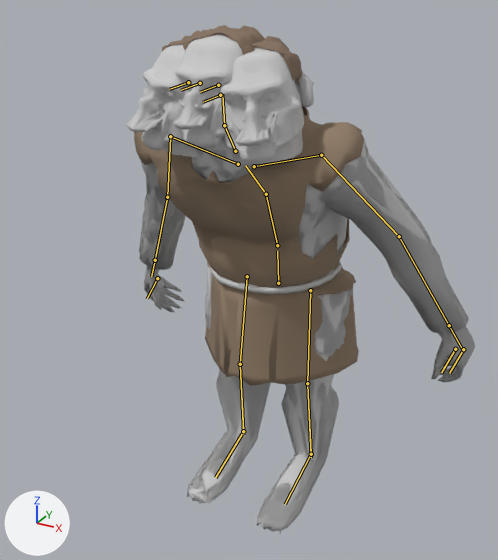
One commit to the glTF model assets/troll.glb: the scene before it, then after it.
One viewpoint serves both versions: a camera (50 mm lens) standing at (1.055, -2.149, 1.902) and looking at (-0.053, -0.134, 0.894). Arrows for +X, +Y and +Z are at lower left; the lights stay in place. The picture after the commit comes second. The bones that change, and the others that lie on the model, are drawn over the model as lines.

The first picture shows 'arch_brute', 'arch_troll', 'face_ettin', 'face_ogre', 'face_troll', 'lod_arch_brute', 'lod_arch_troll', 'lod_face_ettin', 'lod_face_ogre', 'lod_face_troll'.
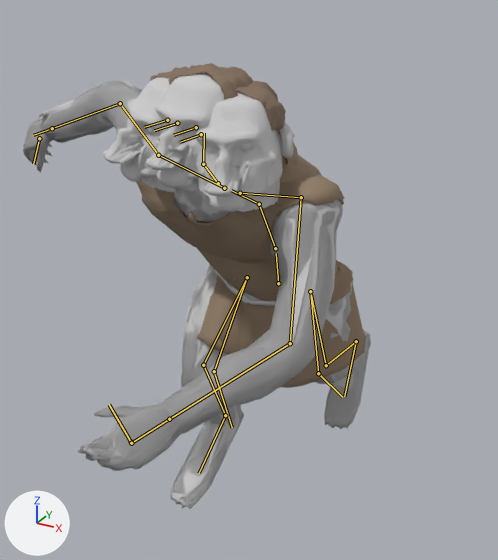
The newer file adds an action. The first version stands in its rest pose; the second is drawn at frame 0 of the action 'land'.

The edits, one by one:
Bone 'hips' (bone_hips) moves from (0.0, 0.0, 0.0) to (0.0, -0.004, 0.0).
Bone 'hips' (bone_hips) turns from (0, 0, 0) to (5, 0, 0) degrees about its own x, y and z.
Bone 'skirt.L' (bone_skirt_l) turns from (0, 0, 0) to (8, 1, -1) degrees about its own x, y and z.
Bone 'skirt.R' (bone_skirt_r) turns from (0, 0, 0) to (-36, 0, 2) degrees about its own x, y and z.
Bone 'spine' (bone_spine) turns from (0, 0, 0) to (4, -3, 0) degrees about its own x, y and z.
Bone 'chest' (bone_chest) turns from (0, 0, 0) to (6, -5, 0) degrees about its own x, y and z.
Bone 'neck' (bone_neck) turns from (0, 0, 0) to (-6, 0, 0) degrees about its own x, y and z.
Bone 'head' (bone_head) turns from (0, 0, 0) to (-10, 0, 0) degrees about its own x, y and z.
Bone 'upperarm.L' (bone_upperarm_l) turns from (0, 0, 0) to (-70, 0, -25) degrees about its own x, y and z.
Bone 'forearm.L' (bone_forearm_l) turns from (0, 0, 0) to (-40, 0, 0) degrees about its own x, y and z.
Bone 'upperarm.R' (bone_upperarm_r) turns from (0, 0, 0) to (25, 0, 45) degrees about its own x, y and z.
Bone 'forearm.R' (bone_forearm_r) turns from (0, 0, 0) to (-30, 0, 0) degrees about its own x, y and z.
Bone 'thigh.L' (bone_thigh_l) turns from (0, 0, 0) to (16, 2, -2) degrees about its own x, y and z.
Bone 'shin.L' (bone_shin_l) turns from (0, 0, 0) to (52, -1, 3) degrees about its own x, y and z.
Bone 'foot.L' (bone_foot_l) turns from (0, 0, 0) to (-38, -4, 2) degrees about its own x, y and z.
Bone 'thigh.R' (bone_thigh_r) turns from (0, 0, 0) to (-50, 0, 3) degrees about its own x, y and z.
Bone 'shin.R' (bone_shin_r) turns from (0, 0, 0) to (65, 2, -3) degrees about its own x, y and z.
Bone 'foot.R' (bone_foot_r) turns from (0, 0, 0) to (5, 3, 5) degrees about its own x, y and z.

Pixel boxes [x1, y1, x2, y2] of what changed, in the pictures (498 x 560 px):
'arch_troll', posed
    before: [138, 144, 475, 534]
    after: [23, 81, 371, 509]
'arch_brute', posed (11% shorter)
    before: [134, 108, 364, 386]
    after: [137, 142, 366, 388]
'lod_arch_troll', posed
    before: [140, 139, 475, 531]
    after: [25, 81, 371, 508]
'lod_arch_brute', posed
    before: [134, 109, 456, 529]
    after: [42, 82, 363, 509]
'face_ettin', posed (12% taller)
    before: [126, 36, 314, 165]
    after: [103, 68, 295, 212]
'lod_face_ettin', posed (12% taller)
    before: [128, 36, 313, 165]
    after: [104, 67, 293, 212]
'face_troll', posed (16% wider)
    before: [173, 26, 265, 151]
    after: [146, 65, 253, 191]
'face_ogre', posed
    before: [179, 26, 264, 151]
    after: [157, 64, 254, 191]
'lod_face_ogre', posed
    before: [179, 25, 261, 150]
    after: [156, 63, 251, 191]
'lod_face_troll', posed (12% wider)
    before: [173, 25, 260, 150]
    after: [146, 65, 244, 190]
bone 'hips', root to tip
    before: (278, 283) to (277, 251)
    after: (278, 283) to (276, 253)
bone 'skirt.L', root to tip
    before: (310, 290) to (307, 383)
    after: (310, 291) to (318, 373)
bone 'skirt.R', root to tip
    before: (247, 276) to (240, 364)
    after: (247, 277) to (214, 371)
bone 'spine', root to tip
    before: (277, 245) to (266, 194)
    after: (275, 248) to (259, 204)
bone 'chest', root to tip
    before: (266, 194) to (245, 165)
    after: (259, 204) to (231, 190)
bone 'neck', root to tip
    before: (235, 151) to (224, 125)
    after: (218, 183) to (203, 164)
bone 'head', root to tip
    before: (224, 125) to (222, 94)
    after: (203, 164) to (204, 133)
bone 'upperarm.L', root to tip
    before: (321, 155) to (399, 236)
    after: (301, 197) to (290, 343)
bone 'forearm.L', root to tip
    before: (399, 236) to (449, 325)
    after: (290, 343) to (169, 419)
bone 'upperarm.R', root to tip
    before: (170, 136) to (167, 197)
    after: (158, 155) to (120, 103)
bone 'forearm.R', root to tip
    before: (167, 197) to (155, 260)
    after: (120, 103) to (52, 128)
bone 'thigh.L', root to tip
    before: (310, 290) to (307, 383)
    after: (310, 291) to (326, 365)
bone 'shin.L', root to tip
    before: (307, 383) to (311, 454)
    after: (326, 365) to (356, 341)
bone 'foot.L', root to tip
    before: (311, 454) to (285, 504)
    after: (356, 341) to (344, 396)
bone 'thigh.R', root to tip
    before: (247, 276) to (240, 364)
    after: (247, 277) to (203, 365)
bone 'shin.R', root to tip
    before: (240, 364) to (243, 431)
    after: (203, 365) to (225, 415)
bone 'foot.R', root to tip
    before: (243, 431) to (215, 477)
    after: (225, 415) to (199, 473)
